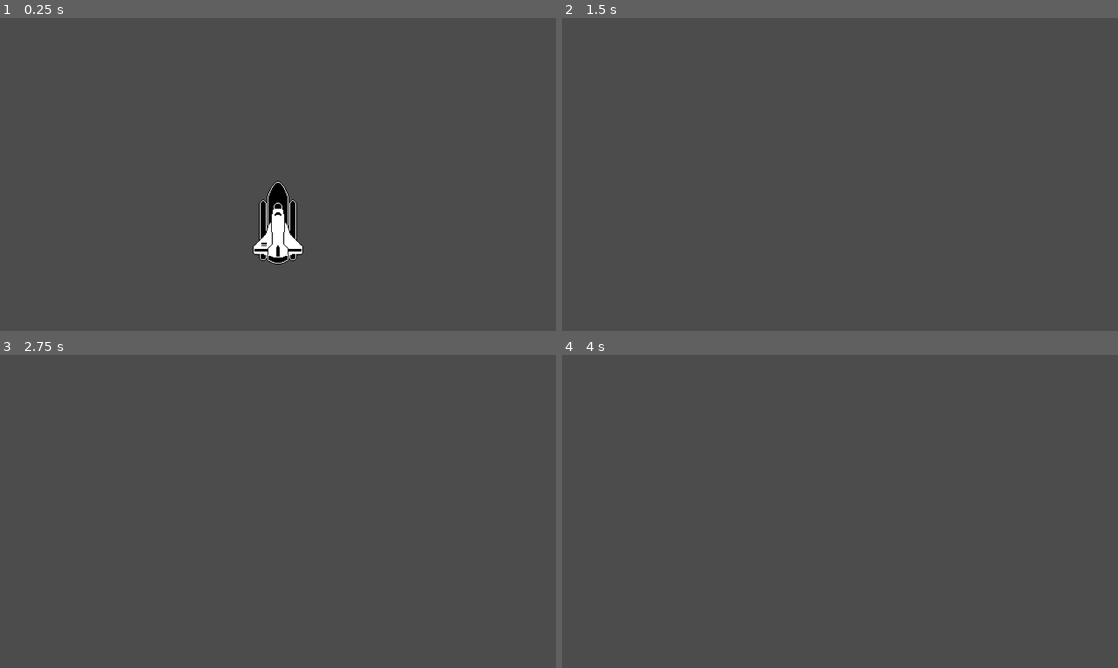
Above: before the commit, frames 1-4 (two rows, left to right).
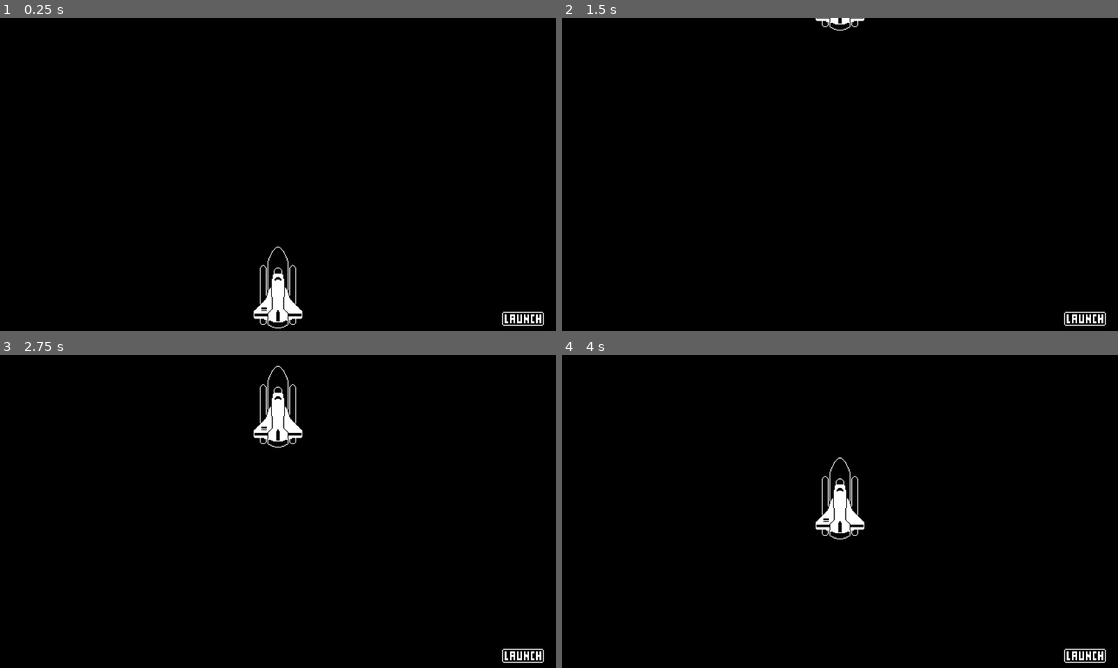
Above: after the commit, the same moments.

Repository: Jiranathanan/Rocket_Launch
Game: Godot game, scene res://World.tscn
Two runs of this game, one before a commit and one after it. Both use one fixed random seed, a clock stepped at 60 frames per second and the inputs below.
Inputs (mouse positions are in pixels of both pictures, inside the frame that each line leads up to):
- Up to frame 1 (0.25 s): no input
- Up to frame 2 (1.5 s): click (1084, 318) at 0.52 s; click (1084, 318) at 1.27 s
- Up to frame 3 (2.75 s): click (522, 655) at 2.02 s
- Up to frame 4 (4 s): tap Enter at 3.5 s

The runs differ from the first frame. In frame 1, 99% of the frame differs, in the area x 0-100%, y 0-100%; in frame 2, 100%; in frame 3, 100%; in frame 4, 100%.

Commit message:
Add button & signal

Diff:
--- a/World.gd
+++ b/World.gd
@@ -3,10 +3,13 @@
 onready var animationPlayer : AnimationPlayer = $AnimationPlayer
 
 # Called when the node enters the scene tree for the first time.
-func _ready():
-	animationPlayer.play("Launch")
+
 
 
 # Called every frame. 'delta' is the elapsed time since the previous frame.
 #func _process(delta):
 #	pass
+
+
+func _on_LaunchButton_pressed():
+	animationPlayer.play("Launch")
--- a/World.tscn
+++ b/World.tscn
@@ -1,7 +1,8 @@
-[gd_scene load_steps=4 format=2]
+[gd_scene load_steps=5 format=2]
 
 [ext_resource path="res://Rocket Launch Resources/RocketShip.png" type="Texture" id=1]
 [ext_resource path="res://World.gd" type="Script" id=2]
+[ext_resource path="res://Rocket Launch Resources/LaunchButton.png" type="Texture" id=3]
 
 [sub_resource type="Animation" id=1]
 resource_name = "Launch"
@@ -21,6 +22,14 @@
 [node name="World" type="Node"]
 script = ExtResource( 2 )
 
+[node name="ColorRect" type="ColorRect" parent="."]
+anchor_right = 1.0
+anchor_bottom = 1.0
+color = Color( 0, 0, 0, 1 )
+__meta__ = {
+"_edit_use_anchors_": false
+}
+
 [node name="RocketShip" type="Sprite" parent="."]
 position = Vector2( 640, 620 )
 scale = Vector2( 2, 2 )
@@ -28,3 +37,15 @@
 
 [node name="AnimationPlayer" type="AnimationPlayer" parent="."]
 anims/Launch = SubResource( 1 )
+
+[node name="LaunchButton" type="TextureButton" parent="."]
+margin_left = 1156.0
+margin_top = 676.0
+margin_right = 1204.0
+margin_bottom = 692.0
+rect_scale = Vector2( 2, 2 )
+texture_normal = ExtResource( 3 )
+__meta__ = {
+"_edit_use_anchors_": false
+}
+[connection signal="pressed" from="LaunchButton" to="." method="_on_LaunchButton_pressed"]
